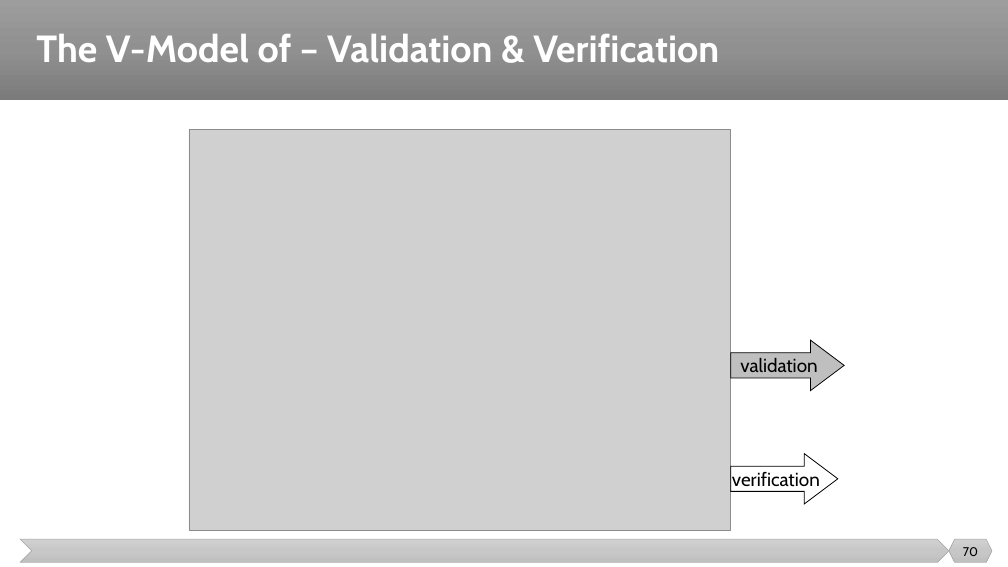
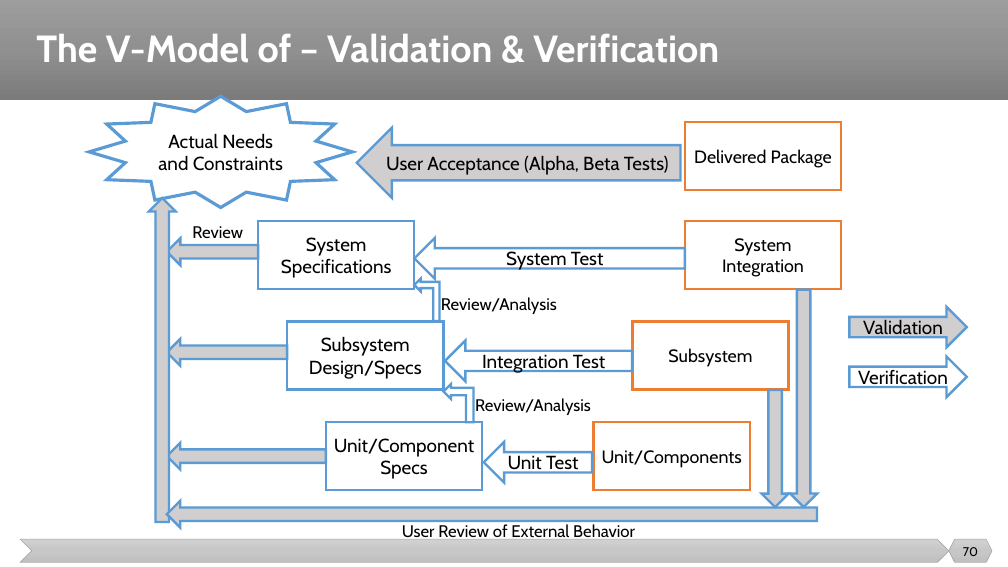
Before and after one commit to malenezi/malenezi, a slide deck: slide 70 of SE401/Lectures/2-Software Quality/Software Quality.pptx. Drawn at 1008x567 pixels with LibreOffice and Linux fonts; fonts in the diff are those of the drawing; grey boxes stand for pictures. Boxes give left, top, right and bottom in pixels: in the first picture for what was removed or moved away, otherwise in the second. Text is boxed around its words. In the diff, an @@ line names an element or a change of style, - is before the commit and + after.

Commit message:
update

```diff
--- a/SE401/Lectures/2-Software Quality/Software Quality.pptx
+++ b/SE401/Lectures/2-Software Quality/Software Quality.pptx
@@ star added at box(89, 96, 352, 207), fill #FFFFFF, outline #5B9BD5 3 pt, 18 pt, text #000000 @@
+Actual Needs and Constraints
@@ picture removed at box(189, 129, 731, 531) @@
@@ right arrow added at box(357, 128, 681, 198), fill #D0CECE, outline #5B9BD5 2.25 pt, 18 pt, text #000000 @@
+User Acceptance (Alpha, Beta Tests)
@@ rectangle added at box(685, 123, 842, 191), fill #FFFFFF, outline #ED7D31 2.25 pt, 17 pt, text #000000 @@
+Delivered Package
@@ right arrow added at box(149, 198, 176, 522), fill #D0CECE, outline #5B9BD5 2.25 pt @@
@@ right arrow added at box(167, 238, 259, 265), fill #D0CECE, outline #5B9BD5 2.25 pt @@
@@ text added at box(192, 226, 243, 238), 16 pt, text #000000 @@
+Review
@@ rectangle added at box(259, 221, 415, 289), fill #FFFFFF, outline #5B9BD5 2.25 pt, 18 pt, text #000000 @@
+System Specifications
@@ right arrow added at box(414, 238, 685, 279), fill #FFFFFF, outline #5B9BD5 2.25 pt, 18 pt, text #000000 @@
+System Test
@@ rectangle added at box(685, 221, 842, 289), fill #FFFFFF, outline #ED7D31 2.25 pt, 17 pt, text #000000 @@
+System Integration
@@ bent up arrow added at box(415, 279, 440, 321), fill #FFFFFF, outline #5B9BD5 2.25 pt @@
@@ text added at box(441, 297, 557, 314), 16 pt, text #000000 @@
+Review/Analysis
@@ right arrow added at box(790, 290, 817, 507), fill #D0CECE, outline #5B9BD5 2.25 pt @@
@@ rectangle added at box(287, 321, 444, 389), fill #FFFFFF, outline #5B9BD5 2.25 pt, 18 pt, text #000000 @@
+Subsystem Design/Specs
@@ rectangle added at box(632, 321, 789, 389), fill #FFFFFF, outline #ED7D31 2.25 pt, 17 pt, text #000000 @@
+Subsystem
@@ right arrow "Validation" at box(850, 307, 967, 348): fill #BFBFBF to #D0CECE; outline #000000 0.75 pt to #5B9BD5 2.25 pt; proportions changed; mirrored; rotation 0 to 180 degrees @@
@@ text in right arrow at box(863, 320, 943, 338): text changed @@
-validation
+Validation
@@ right arrow added at box(167, 339, 287, 366), fill #D0CECE, outline #5B9BD5 2.25 pt @@
@@ right arrow added at box(445, 340, 633, 381), fill #FFFFFF, outline #5B9BD5 2.25 pt, 18 pt, text #000000 @@
+Integration Test
@@ right arrow "Verification" at box(850, 356, 967, 397): outline #000000 0.75 pt to #5B9BD5 2.25 pt; proportions changed; mirrored; rotation 0 to 180 degrees @@
@@ bent up arrow added at box(444, 384, 474, 422), fill #FFFFFF, outline #5B9BD5 2.25 pt @@
@@ text in right arrow at box(858, 370, 948, 389): text changed @@
-verification
+Verification
@@ text added at box(475, 398, 591, 415), 16 pt, text #000000 @@
+Review/Analysis
@@ right arrow added at box(762, 391, 789, 508), fill #D0CECE, outline #5B9BD5 2.25 pt @@
@@ right arrow added at box(167, 442, 326, 470), fill #D0CECE, outline #5B9BD5 2.25 pt @@
@@ rectangle added at box(326, 422, 482, 490), fill #FFFFFF, outline #5B9BD5 2.25 pt, 18 pt, text #000000 @@
+Unit/Component Specs
@@ right arrow added at box(484, 442, 592, 483), fill #FFFFFF, outline #5B9BD5 2.25 pt, 18 pt, text #000000 @@
+Unit Test
@@ rectangle added at box(594, 422, 750, 490), fill #FFFFFF, outline #ED7D31 2.25 pt, 17 pt, text #000000 @@
+Unit/Components
@@ right arrow added at box(167, 501, 817, 528), fill #D0CECE, outline #5B9BD5 2.25 pt @@
@@ text added at box(402, 524, 635, 541), 16 pt, text #000000 @@
+User Review of External Behavior
```
